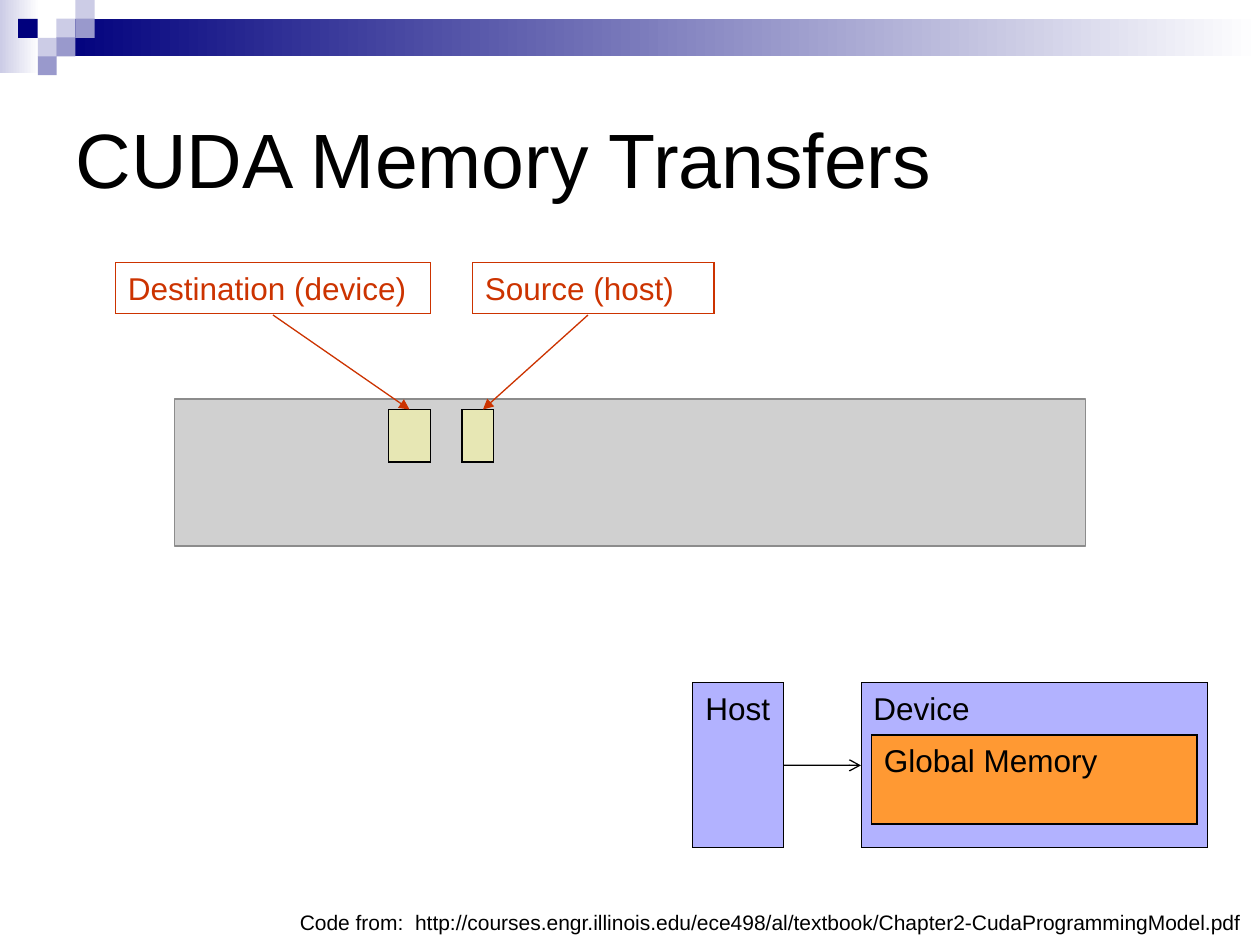
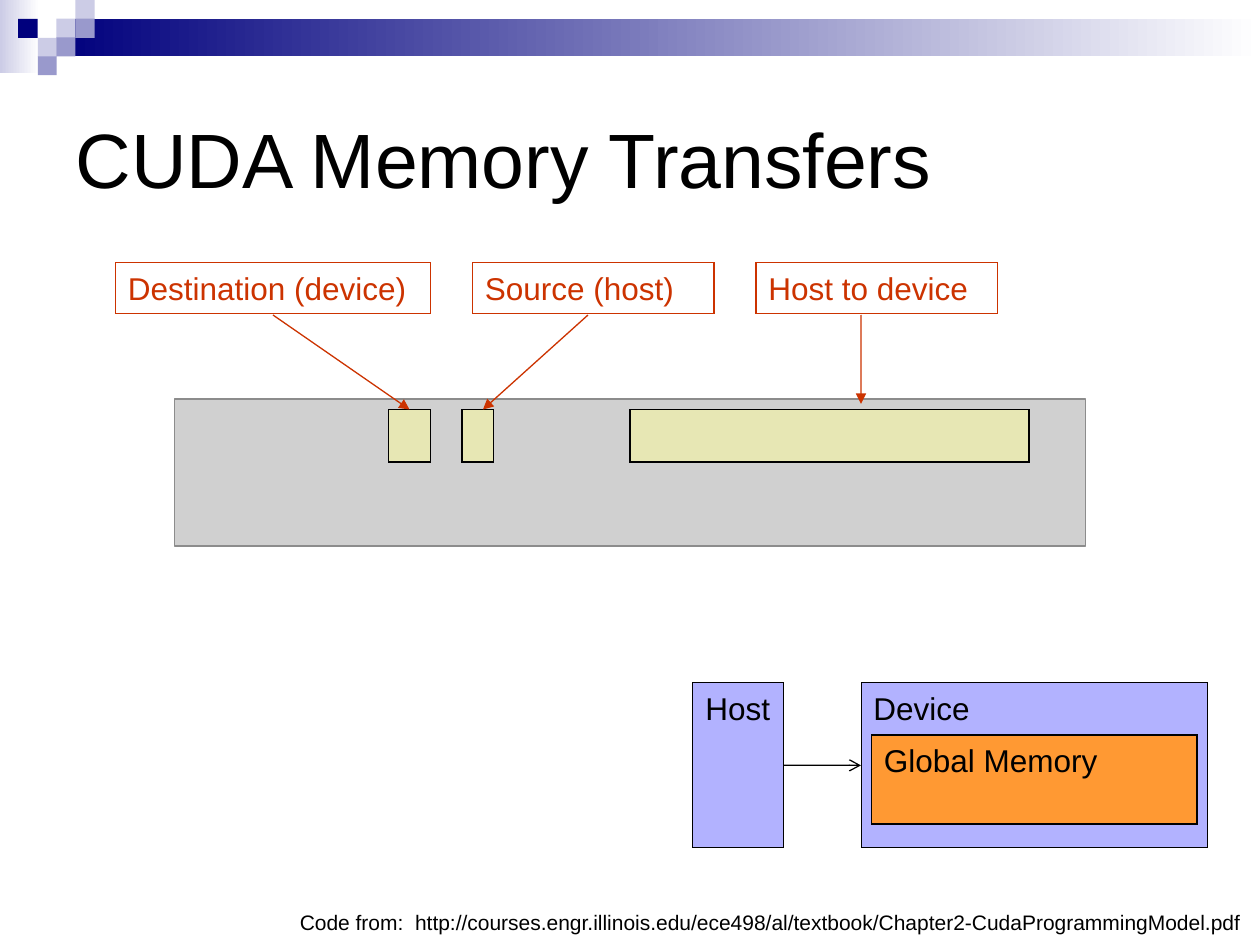
Before and after one commit to CIS565-Fall-2012/cis565-fall-2012.github.com, a slide deck: slide 35 of lectures/09-17-CUDA-Introduction-1-of-2.pptx (slide 38 before the commit). Drawn at 1260x945 pixels with LibreOffice and Linux fonts; fonts in the diff are those of the drawing; grey boxes stand for pictures. Boxes give left, top, right and bottom in pixels: in the first picture for what was removed or moved away, otherwise in the second. Text is boxed around its words. In the diff, an @@ line names an element or a change of style, - is before the commit and + after.

```diff
--- a/lectures/09-17-CUDA-Introduction-1-of-2.pptx
+++ b/lectures/09-17-CUDA-Introduction-1-of-2.pptx
@@ rectangle added at <box>756,262,998,312</box>, outline #CC3300 0.75 pt, 18 pt, text #CC3300 @@
+Host to device
@@ arrow added from (861, 315) to (861, 403), #CC3300 0.75 pt @@
@@ rectangle added at <box>630,410,1029,462</box>, fill #FFFF99 at 50% opacity, outline #000000 0.75 pt @@
```
Also in this commit, not shown: 2 other slides changed, 3 slides removed, 1 other file.
